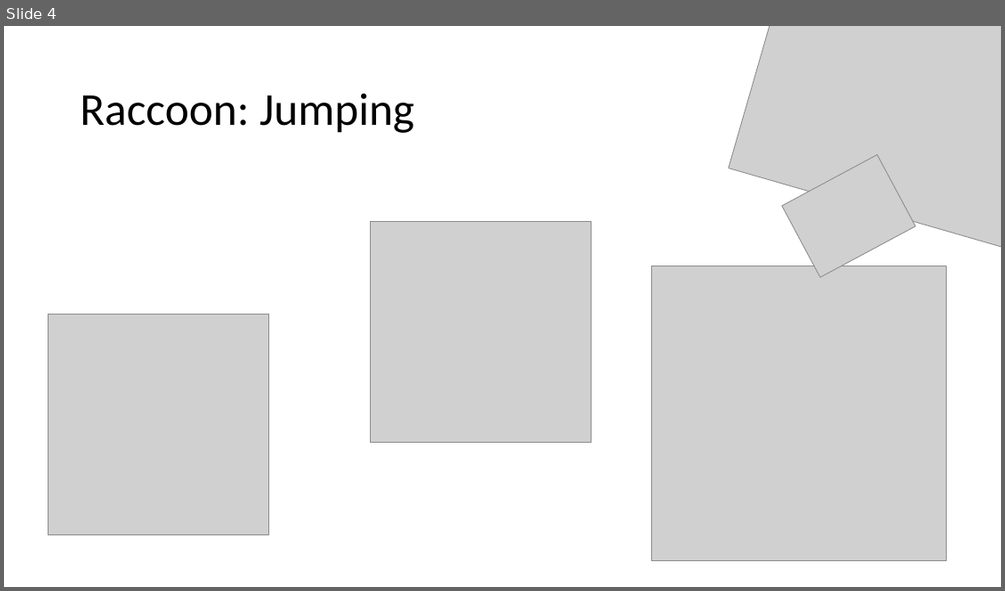
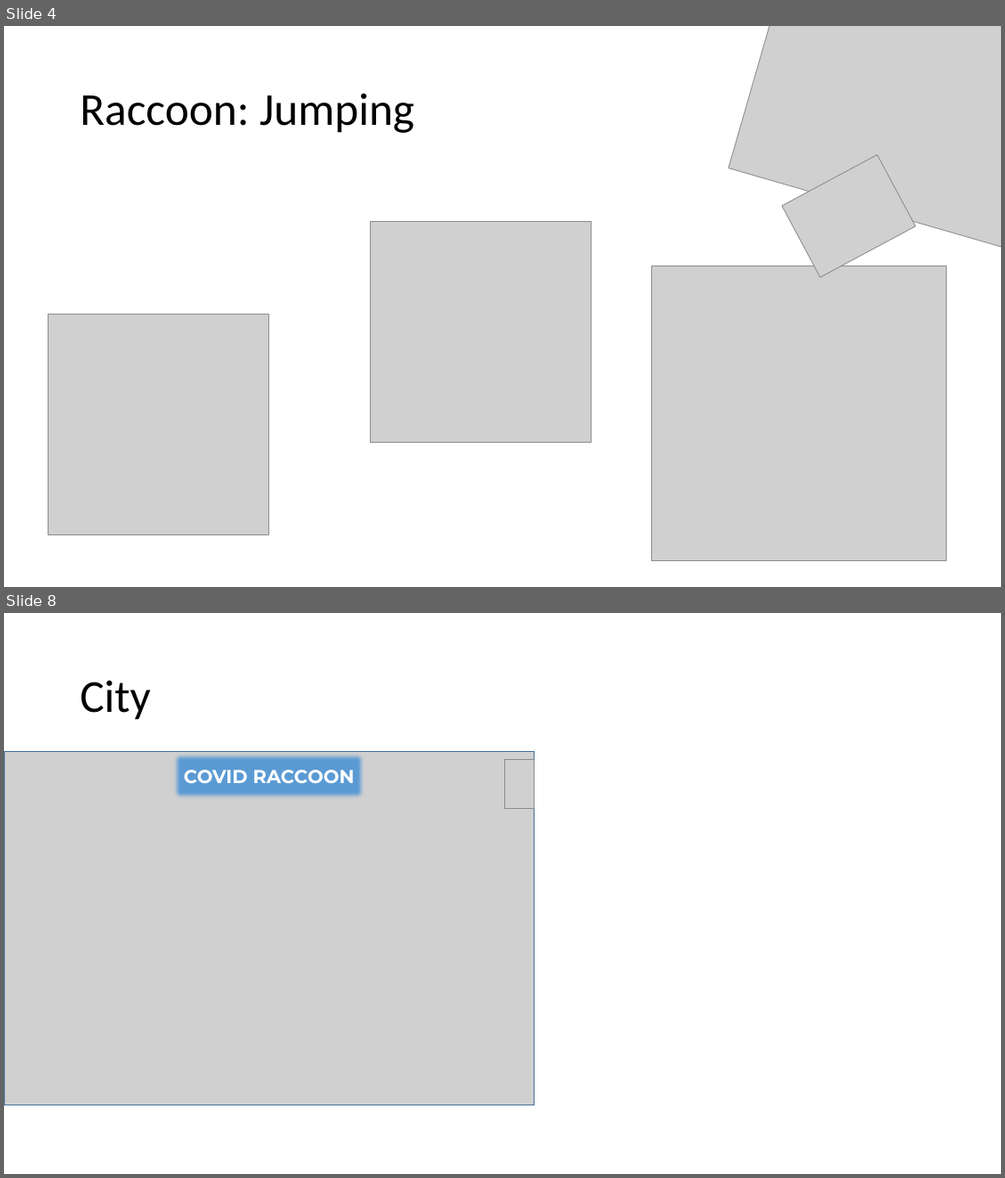
Before and after one commit to sedhha/covidRaccoon, a slide deck: Characters.pptx. Shown one above the other, each under a label of ours: slide 4 before the commit, slides 4 and 8 after it; the slides between them are not shown. The pictures are 1005x591 and 1005x1178 pixels, drawn with LibreOffice and Linux fonts; fonts in the diff are those of the drawing; grey boxes stand for pictures. Boxes give left, top, right and bottom in pixels: in the first picture for what was removed or moved away, otherwise in the second. Text is boxed around its words. In the diff, an @@ line names an element or a change of style, - is before the commit and + after.

```diff
--- a/Characters.pptx
+++ b/Characters.pptx
@@ slide 8 added at [4,613,1001,1174], background #FFFFFF @@
@@ title added at [80,680,151,720], 44 pt, text #000000 @@
+City
@@ picture added at [4,751,534,1104] @@
@@ rectangle added at [172,751,366,801], fill #5B9BD5, outline #FFFFFF 1.5 pt, 18 pt, text #FFFFFF, bold @@
+COVID RACCOON
@@ picture added at [504,760,534,808] @@
```
Also in this commit, not shown: 1 slide changed, 2 other slides added, 27 other files.
